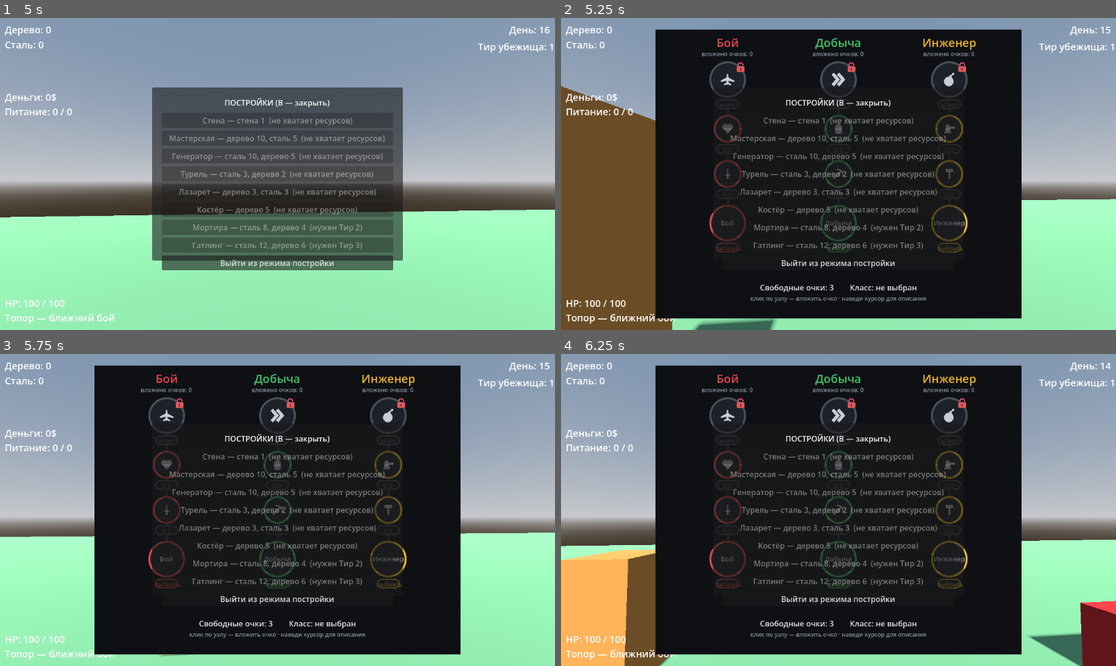
Above: before the commit, frames 1-4 (two rows, left to right).
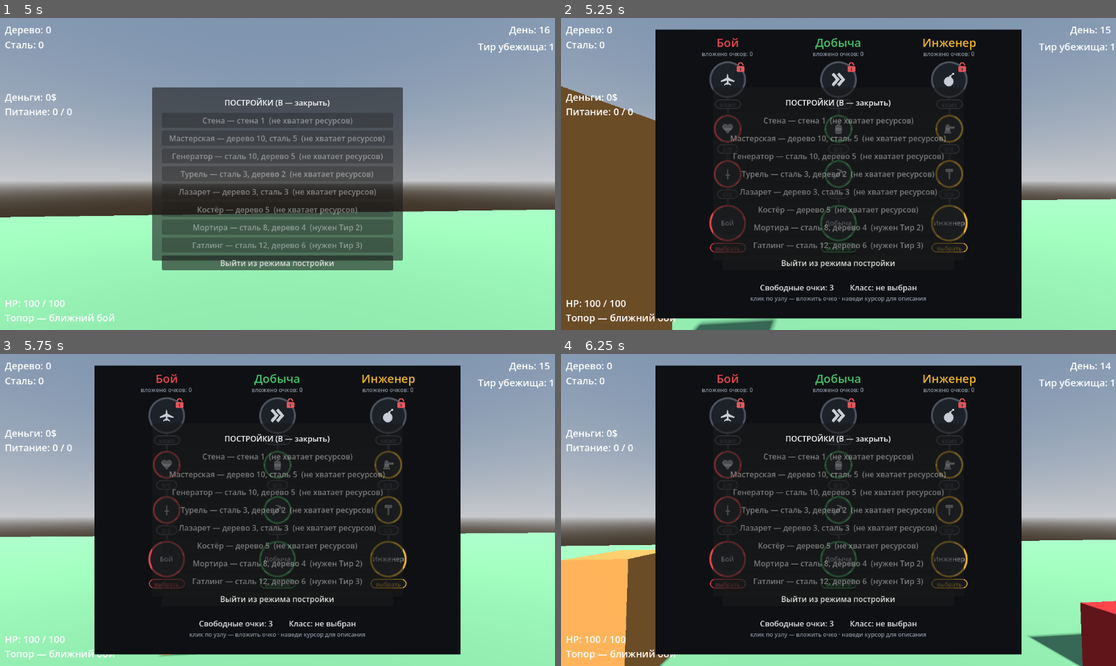
Above: after the commit, the same moments.

Repository: kem4ikkk/ubeziche
Game: Godot game, scene res://scenes/main.tscn
Two runs of this game, one before a commit and one after it. Both use one fixed random seed, a clock stepped at 60 frames per second and the inputs below.
Inputs (mouse positions are in pixels of both pictures, inside the frame that each line leads up to):
- Up to frame 1 (5 s): tap Enter at 0.5 s; move the mouse to (305, 174) at 0.52 s; hold W 0.53-3.53 s; tap F at 0.6 s; click (305, 174) at 0.67 s; tap Space at 0.77, 1.52, 3.02, 3.77, 4.25, 4.52 s; move the mouse to (249, 174) at 1.27 s; tap R at 1.35 s; move the mouse to (288, 167) at 2.02 s; tap B at 2.1 s; move the mouse to (249, 236) at 2.77 s; tap 1 at 2.85 s; click (249, 236) at 2.92 s; move the mouse to (444, 220) at 3.52 s; hold A from 3.53 s (still down); tap 5 at 3.6 s; move the mouse to (111, 127) at 4.27 s; tap Q at 4.35 s
- Up to frame 2 (5.25 s): move the mouse to (866, 174) at 5.02 s; release A at 5.03 s; hold S from 5.03 s (still down); tap N at 5.1 s; click (866, 174) at 5.17 s
- Up to frame 3 (5.75 s): keep holding S
- Up to frame 4 (6.25 s): move the mouse to (755, 432) at 5.77 s; release S at 5.78 s; hold D from 5.78 s (still down); tap E at 5.85 s; tap Space at 6.02 s

Frame 1 is identical in both runs. In frame 2, 0.2% of the frame differs, in the area x 26-74%, y 17-76%; in frame 3, 0.2%; in frame 4, 0.2%.

Commit message:
Дерево навыков: гладкие иконки + бейдж уровня под размер текста (4.12h)
По обратной связи автора (скриншот со стрелками):
- Текст «выбрать»/«✓ выбран» вылезал за pill-бейдж — теперь ширина бейджа
  считается под текст (ThemeDB.fallback_font.get_string_size), слова влезают.
- Иконки выглядели шероховато (видны «углы» от грубого ИИ-контура и
  квадратного утолщения) — переделал силуэт: работа на x2, контур замыкается
  морфологическим закрытием (Max→Min, без обрубания углов), край сглажен
  размытием + мягким порогом (анти-алиас). Иконки стали чистыми.

Проверено через capture (EXIT=0): логика цела (HP 145, лимит 100, турели
x1.1, ПОБЕДА), бейджи влезают, иконки гладкие.

Co-Authored-By: Claude Opus 4.8 <noreply@anthropic.com>

Diff:
--- a/scripts/skill_menu.gd
+++ b/scripts/skill_menu.gd
@@ -204,7 +204,8 @@
 	root.add_child(btn)
 
 	return {"root": root, "btn": btn, "disc_fill": disc_fill, "ring": ring,
-			"icon": icon, "center": center, "lock": lock, "sb": sb, "badge_l": badge_l}
+			"icon": icon, "center": center, "lock": lock, "sb": sb,
+			"badge": badge, "badge_l": badge_l, "d": float(d)}
 
 
 func _add_tex(parent: Control, tex: Texture2D, size: Vector2, pos: Vector2) -> TextureRect:
@@ -252,6 +253,14 @@
 	node.sb.border_color = badge_color
 	node.badge_l.text = badge_text
 	node.badge_l.modulate = badge_color if frac <= 0.001 else Color(0.97, 0.97, 0.98)
+	# Ширина pill-бейджа под текст (чтобы слова «выбрать»/«✓ выбран» влезали).
+	var f: Font = ThemeDB.fallback_font
+	var tw: float = f.get_string_size(badge_text, HORIZONTAL_ALIGNMENT_LEFT, -1, 12).x if f != null else 40.0
+	var bw: float = clampf(tw + 22.0, 44.0, 132.0)
+	var d: float = node.d
+	node.badge.size.x = bw
+	node.badge.position.x = (d - bw) / 2.0
+	node.badge_l.size.x = bw
 
 
 func _refresh() -> void:
Binary file changed: assets/icons/airstrike.png
Binary file changed: assets/icons/backpack.png
Binary file changed: assets/icons/c4.png
Binary file changed: assets/icons/hammer.png
Binary file changed: assets/icons/heart.png
Binary file changed: assets/icons/pickaxe.png
Binary file changed: assets/icons/sprint.png
Binary file changed: assets/icons/sword.png
Binary file changed: assets/icons/turret.png
Not shown, changed: tools/gen_icons.py
